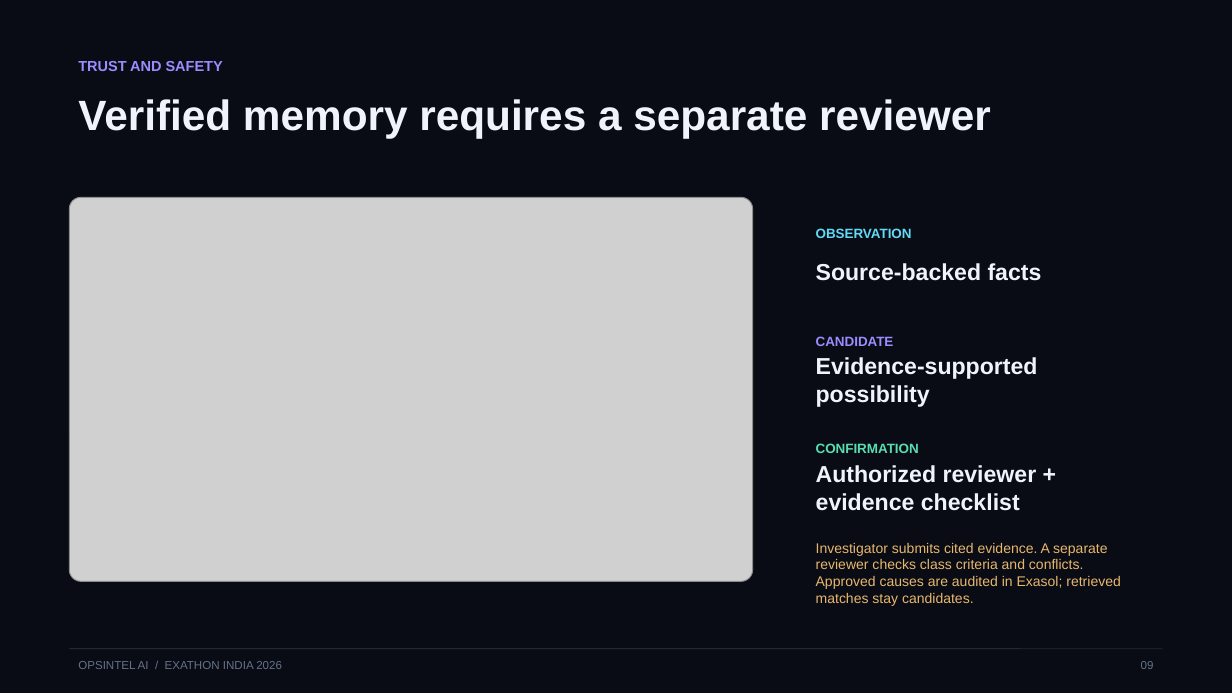
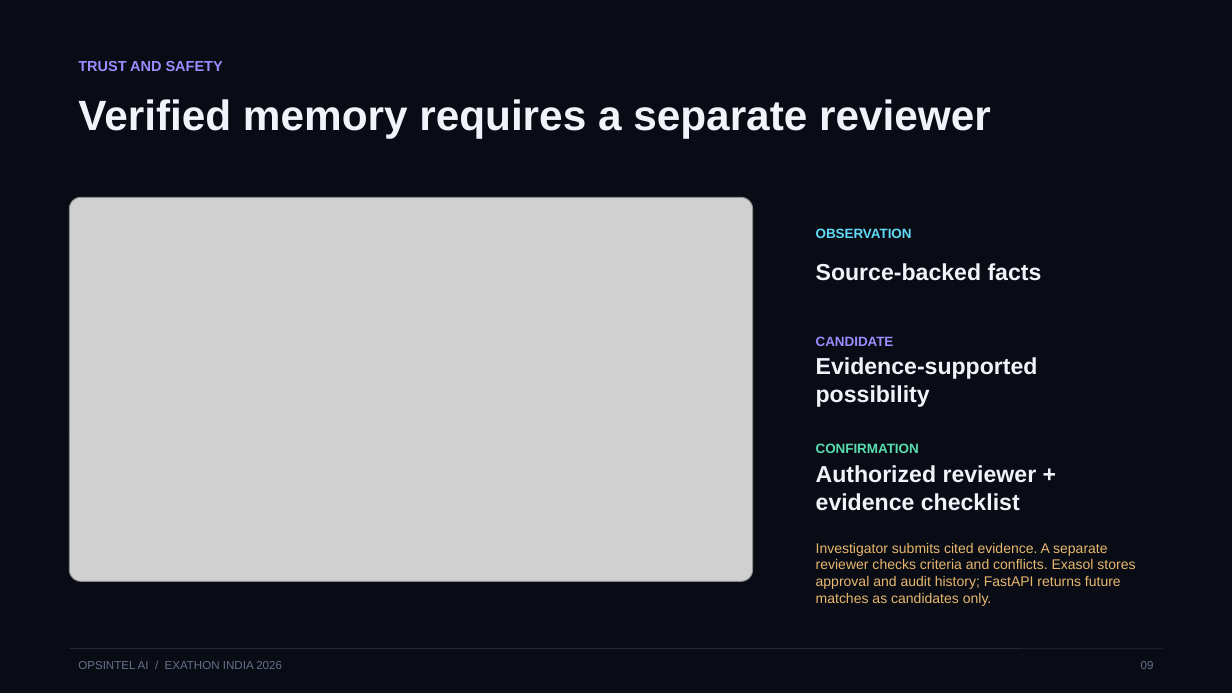
Before and after one commit to Anafa-thabassum/opsintel-ai, a slide deck: slide 9 of submission/opsintel-ai-pitch-deck.pptx. Drawn at 1232x693 pixels with LibreOffice and Linux fonts; fonts in the diff are those of the drawing; grey boxes stand for pictures. Boxes give left, top, right and bottom in pixels: in the first picture for what was removed or moved away, otherwise in the second. Text is boxed around its words. In the diff, an @@ line names an element or a change of style, - is before the commit and + after.

```diff
--- a/submission/opsintel-ai-pitch-deck.pptx
+++ b/submission/opsintel-ai-pitch-deck.pptx
@@ text at <box>816,543,1135,606</box>: text changed @@
-Investigator submits cited evidence. A separate reviewer checks class criteria and conflicts. Approved causes are audited in Exasol; retrieved matches stay candidates.
+Investigator submits cited evidence. A separate reviewer checks criteria and conflicts. Exasol stores approval and audit history; FastAPI returns future matches as candidates only.
```
Also in this commit, not shown: 2 other slides changed, 6 other files.
